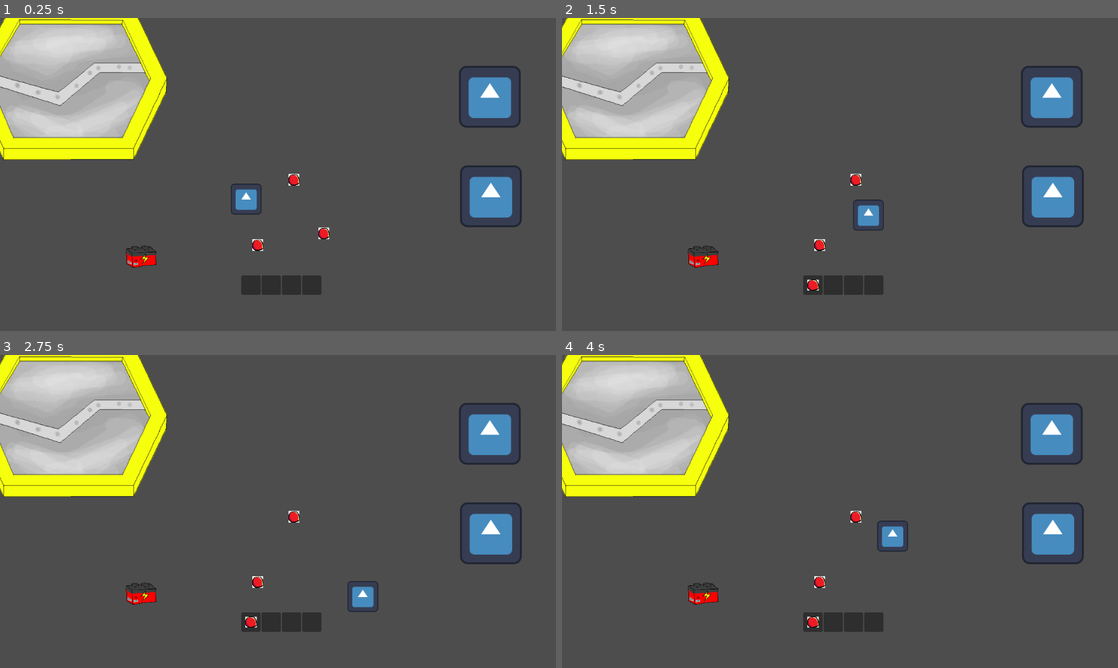
Above: before the commit, frames 1-4 (two rows, left to right).
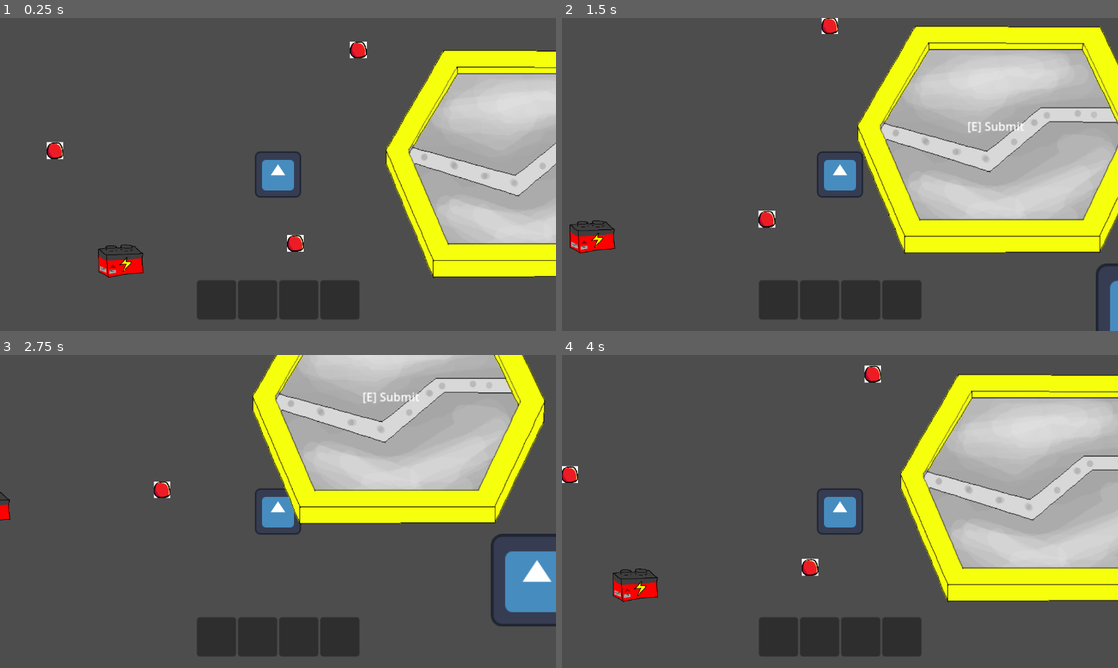
Above: after the commit, the same moments.

Repository: Deihun/Orbit-Lost-in-Space
Game: Godot game, scene res://Player/testing.tscn
Two runs of this game, one before a commit and one after it. Both use one fixed random seed, a clock stepped at 60 frames per second and the inputs below. The engine's default icon, where the game draws it, is replaced by a stand-in: a white triangle on a blue panel in a dark square.
Inputs:
- Up to frame 1 (0.25 s): no input
- Up to frame 2 (1.5 s): tap Enter at 0.5 s; hold Right (ui_right) 0.53-1.28 s; hold E (Interact) 0.53-1.28 s; hold Down (ui_down) from 1.28 s (still down); tap E (Interact) at 1.35 s
- Up to frame 3 (2.75 s): release Down (ui_down) at 2.03 s; hold Right (ui_right) from 2.03 s (still down); hold E (Interact) from 2.03 s (still down)
- Up to frame 4 (4 s): release Right (ui_right) at 2.78 s; release E (Interact) at 2.78 s; hold Up (ui_up) 2.78-3.53 s; tap E (Interact) at 2.85 s; hold Left (ui_left) from 3.53 s (still down); hold E (Interact) from 3.53 s (still down)

The runs differ from the first frame. In frame 1, 37% of the frame differs, in the area x 0-100%, y 0-97%; in frame 2, 48%, in the area x 0-100%, y 0-100%; in frame 3, 45%; in frame 4, 43%.

Commit message:
On-Run Changes
Changes in paths of nodes, Added static for testing area, camera and UI follows player added.

Diff:
--- a/DropBox/DropBox.gd
+++ b/DropBox/DropBox.gd
@@ -6,7 +6,7 @@
 
 
 func _ready():
-	inventory = get_node("../UI_On_Hand")
+	inventory = get_node("../Player/player/Camera2D/UI_On_Hand")
 	if not inventory:
 		print("unable to detect")
 	interaction_area.interact = Callable(self,"interaction")
--- a/DropBox/DropBox.tscn
+++ b/DropBox/DropBox.tscn
@@ -21,15 +21,17 @@
 action_name = "Submit"
 metadata/_edit_lock_ = true
 
-[node name="CollisionPolygon2D" type="CollisionPolygon2D" parent="InteractionArea"]
-polygon = PackedVector2Array(-188, -14, -188, -4, -125, 151, 144, 148, 211, 12, 141, -148, -108, -151)
+[node name="CollisionShape2D" type="CollisionShape2D" parent="InteractionArea"]
+position = Vector2(12, -5)
+shape = SubResource("RectangleShape2D_ea2xn")
 metadata/_edit_lock_ = true
 
 [node name="StaticBody2D" type="StaticBody2D" parent="."]
 position = Vector2(-51, 90)
 metadata/_edit_lock_ = true
 
-[node name="CollisionShape2D" type="CollisionShape2D" parent="StaticBody2D"]
-position = Vector2(63, -95)
-shape = SubResource("RectangleShape2D_ea2xn")
+[node name="CollisionPolygon2D" type="CollisionPolygon2D" parent="StaticBody2D"]
+visible = false
+position = Vector2(51, -90)
+polygon = PackedVector2Array(-188, -14, -188, -4, -125, 151, 144, 148, 211, 12, 141, -148, -108, -151)
 metadata/_edit_lock_ = true
--- a/Player/Player.tscn
+++ b/Player/Player.tscn
@@ -1,7 +1,8 @@
-[gd_scene load_steps=4 format=3 uid="uid://8i0ockufywye"]
+[gd_scene load_steps=5 format=3 uid="uid://8i0ockufywye"]
 
 [ext_resource type="Script" path="res://Player/Player_Movement.gd" id="1_5ung8"]
 [ext_resource type="Texture2D" uid="uid://c85bfajvi5bhr" path="res://icon.svg" id="1_8a5wi"]
+[ext_resource type="PackedScene" uid="uid://y326w2i8dtsu" path="res://UI_on_Hand/UI_On_Hand.tscn" id="3_2olcm"]
 
 [sub_resource type="RectangleShape2D" id="RectangleShape2D_5vqfp"]
 size = Vector2(60, 16)
@@ -22,3 +23,15 @@
 position = Vector2(0, 22)
 shape = SubResource("RectangleShape2D_5vqfp")
 metadata/_edit_lock_ = true
+
+[node name="Camera2D" type="Camera2D" parent="player"]
+scale = Vector2(0.5, 0.5)
+zoom = Vector2(1.5, 1.5)
+
+[node name="UI_On_Hand" parent="player/Camera2D" instance=ExtResource("3_2olcm")]
+z_index = 60
+offset_left = -224.0
+offset_top = 292.0
+offset_right = -224.0
+offset_bottom = 292.0
+scale = Vector2(2.705, 2.705)
--- a/Player/testing.tscn
+++ b/Player/testing.tscn
@@ -1,20 +1,19 @@
-[gd_scene load_steps=7 format=3 uid="uid://ci0ganygmrv2x"]
+[gd_scene load_steps=6 format=3 uid="uid://ci0ganygmrv2x"]
 
 [ext_resource type="PackedScene" uid="uid://8i0ockufywye" path="res://Player/Player.tscn" id="1_qqdcd"]
 [ext_resource type="PackedScene" uid="uid://b5taosgvg6u4c" path="res://Resources/block.tscn" id="2_iye0m"]
 [ext_resource type="PackedScene" uid="uid://d085vtooegqlb" path="res://Resources/SmallBattery.tscn" id="4_kqgqa"]
-[ext_resource type="PackedScene" uid="uid://y326w2i8dtsu" path="res://UI_on_Hand/UI_On_Hand.tscn" id="5_j3y7q"]
 [ext_resource type="PackedScene" uid="uid://dn5kk434y66lu" path="res://Resources/Apple.tscn" id="5_wsk7q"]
 [ext_resource type="PackedScene" uid="uid://do3agr6u61b4u" path="res://DropBox/DropBox.tscn" id="6_aur0e"]
 
 [node name="TestingOnRun" type="Node2D"]
 
 [node name="StaticBody2D" parent="." instance=ExtResource("2_iye0m")]
-position = Vector2(1015, 163)
+position = Vector2(1052, 595)
 scale = Vector2(0.998853, 1)
 
 [node name="StaticBody2D2" parent="." instance=ExtResource("2_iye0m")]
-position = Vector2(1017, 369)
+position = Vector2(353, 34)
 
 [node name="StaticBody2D3" parent="." instance=ExtResource("4_kqgqa")]
 position = Vector2(291, 494)
@@ -22,20 +21,23 @@
 [node name="Player" parent="." instance=ExtResource("1_qqdcd")]
 position = Vector2(471, 333)
 
-[node name="UI_On_Hand" parent="." instance=ExtResource("5_j3y7q")]
-offset_left = 500.0
-offset_top = 533.0
-offset_right = 500.0
-offset_bottom = 533.0
-
 [node name="Apple" parent="." instance=ExtResource("5_wsk7q")]
-position = Vector2(609, 335)
+position = Vector2(621, 203)
 
 [node name="Apple2" parent="." instance=ExtResource("5_wsk7q")]
-position = Vector2(671, 446)
+position = Vector2(202, 342)
 
 [node name="Apple3" parent="." instance=ExtResource("5_wsk7q")]
 position = Vector2(534, 470)
 
 [node name="DropBox" parent="." instance=ExtResource("6_aur0e")]
-position = Vector2(133, 142)
+position = Vector2(850, 365)
+
+[node name="Testing-Side-Barrier" type="StaticBody2D" parent="."]
+
+[node name="CollisionPolygon2D" type="CollisionPolygon2D" parent="Testing-Side-Barrier"]
+polygon = PackedVector2Array(35, 6, -123, 79, -154, 463, -67, 813, 746, 845, 1440, 779, 1393, 126, 1366, -116, 578, -143, 39, 3, 75, -92, 618, -242, 1532, -188, 1561, 885, 627, 928, -273, 874, -309, 5, 69, -88)
+
+[node name="StaticBody2D4" parent="." instance=ExtResource("2_iye0m")]
+position = Vector2(981, -20)
+scale = Vector2(0.998853, 1)
--- a/Resources/Resource.gd
+++ b/Resources/Resource.gd
@@ -5,9 +5,9 @@
 
 
 func _ready():
-	inventory = get_node("../UI_On_Hand")
+	inventory = get_node("../Player/player/Camera2D/UI_On_Hand")
 	if not inventory:
-		print("unable to detect")
+		print("unable to detect apple")
 	interaction_area.interact = Callable(self,"interaction")
 	pass
 
--- a/Resources/SmallBattery.gd
+++ b/Resources/SmallBattery.gd
@@ -5,9 +5,9 @@
 
 
 func _ready():
-	inventory = get_node("../UI_On_Hand")
+	inventory = get_node("../Player/player/Camera2D/UI_On_Hand")
 	if not inventory:
-		print("unable to detect")
+		print("unable to detect with battery")
 	interaction_area.interact = Callable(self,"interaction")
 	pass
 
